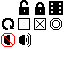
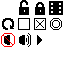
Before/after of a 64 x 64 layered artwork. What changed in the layer stack:
painted on "Face" over [37, 35, 42, 45]
